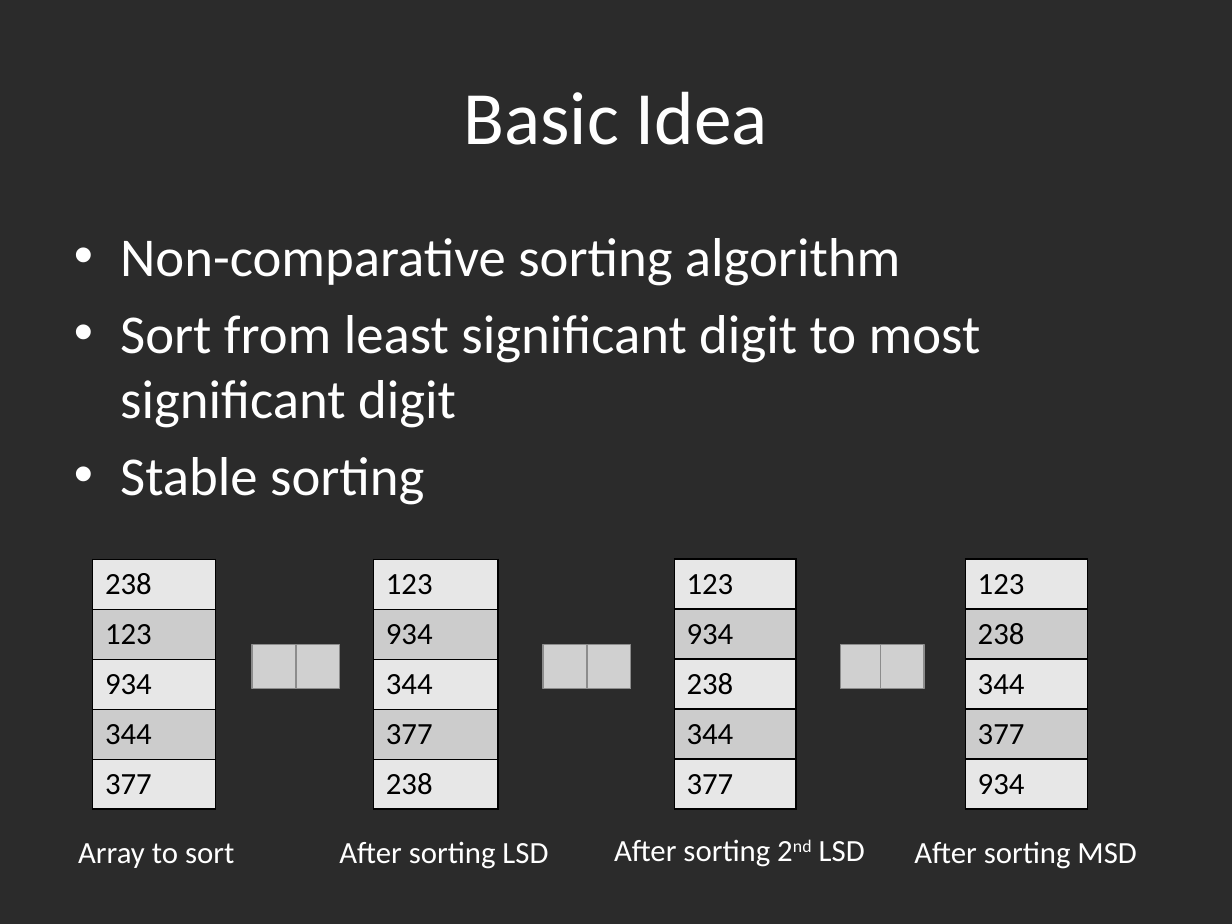
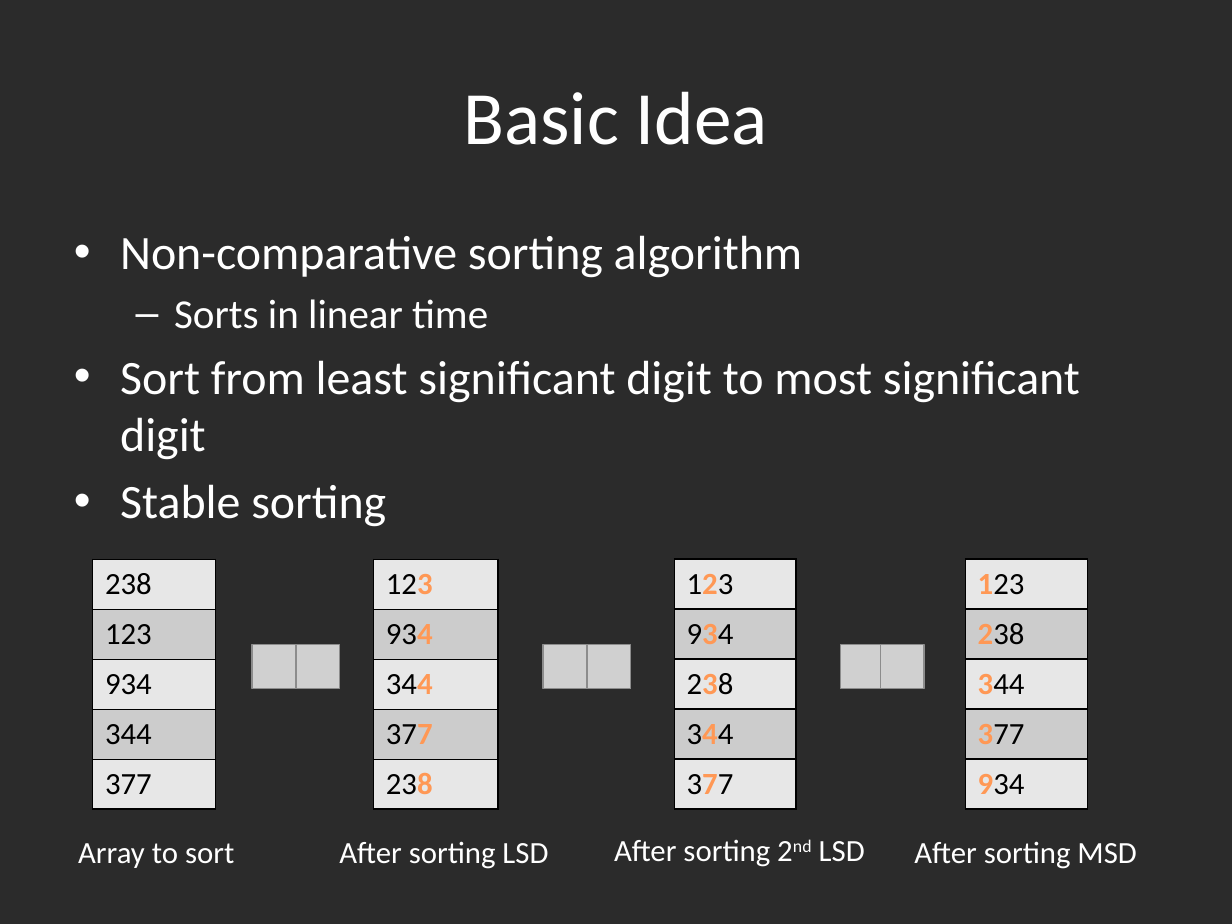
Before and after one commit to hyoshid1/project375, a slide deck: slide 2 of presentation.pptx. Drawn at 1232x924 pixels with LibreOffice and Linux fonts; fonts in the diff are those of the drawing; grey boxes stand for pictures; background and template pictures are left out; a plain dark background stands for a picture behind light text. Boxes give left, top, right and bottom in pixels: in the first picture for what was removed or moved away, otherwise in the second. Text is boxed around its words. In the diff, an @@ line names an element or a change of style, - is before the commit and + after.

Commit message:
ppt update

```diff
--- a/presentation.pptx
+++ b/presentation.pptx
@@ text at [120, 235, 1080, 527]: size 32 to 28 pt in "Non-comparative sorting algorithm", "Sort from least significant digit to most ...", "Stable sorting" @@
@@ text at [174, 299, 488, 329]: paragraph added @@
+  – Sorts in linear time
@@ table at [373, 559, 498, 809] @@
@@ text colour #000000 to gradient #9D4700 to #FF9856 to #FFF5F1, bold on in "123", "934", "344", "377" and 1 more places @@
@@ table at [674, 559, 796, 865] @@
@@ text colour #000000 to gradient #9D4700 to #FF9856 to #FFF5F1, bold on in "123", "934", "238", "344" and 1 more places @@
@@ table at [966, 559, 1088, 809] @@
@@ text colour #000000 to gradient #9D4700 to #FF9856 to #FFF5F1, bold on in "123", "238", "344", "377" and 1 more places @@
```
Also in this commit, not shown: 1 other slide changed.
